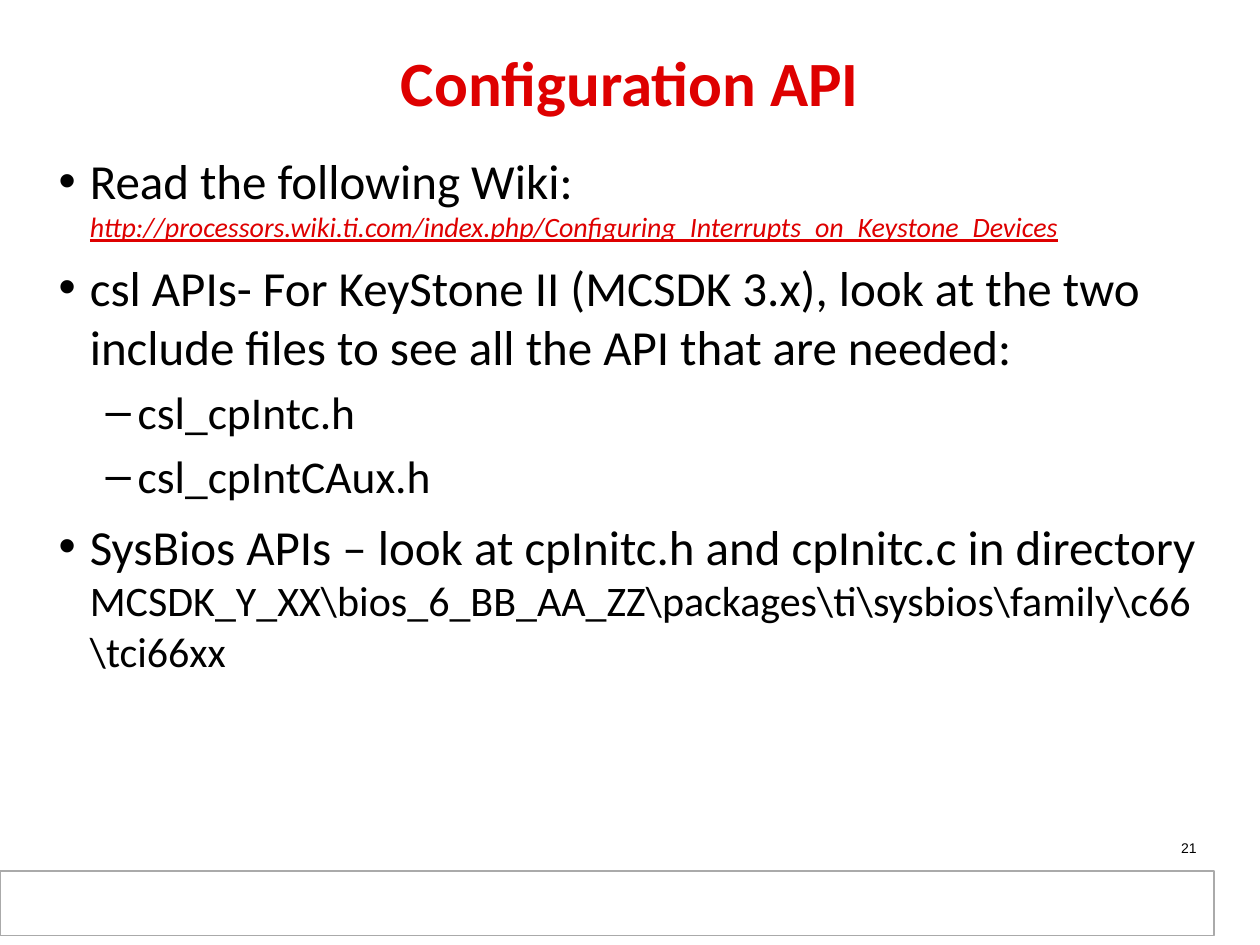
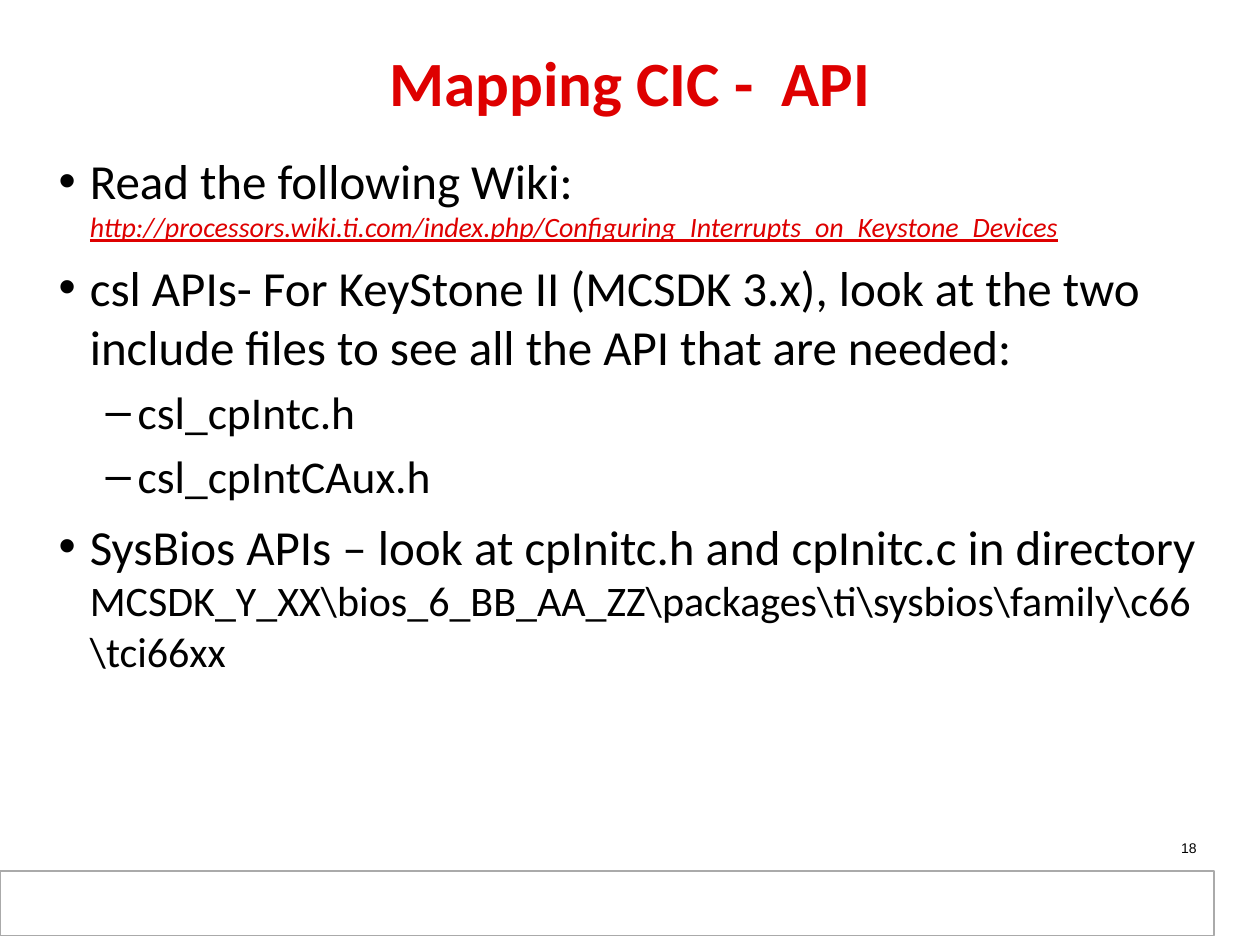
Before and after one commit to hari1989/keystone-workshop, a slide deck: slide 18 of slides/KeyStone_Interrupts.pptx (slide 21 before the commit). Drawn at 1260x945 pixels with LibreOffice and Linux fonts; fonts in the diff are those of the drawing; background and template pictures are left out. Boxes give left, top, right and bottom in pixels: in the first picture for what was removed or moved away, otherwise in the second. Text is boxed around its words. In the diff, an @@ line names an element or a change of style, - is before the commit and + after.

```diff
--- a/slides/KeyStone_Interrupts.pptx
+++ b/slides/KeyStone_Interrupts.pptx
@@ title at (389, 61, 870, 117): text changed @@
-Configuration API
+Mapping CIC - API
@@ page number at (1181, 843, 1197, 853): text changed @@
-21
+18
```
Also in this commit, not shown: 5 other slides changed, 5 slides added, 3 slides removed.
